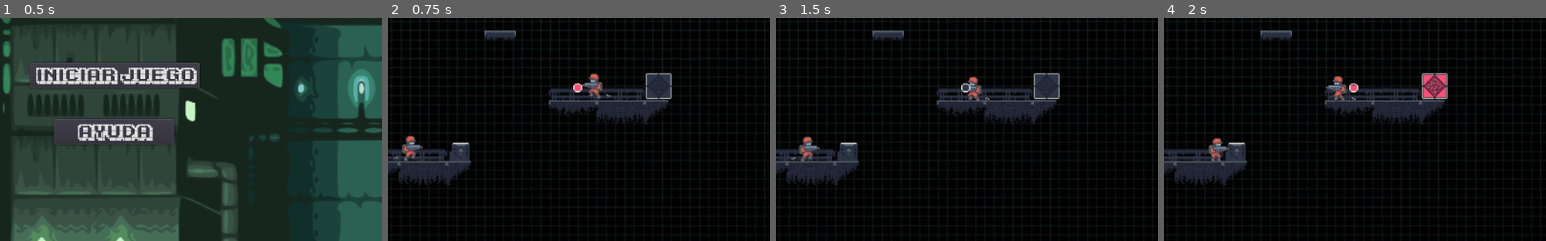
Above: before the commit, frames 1-4 (left to right).
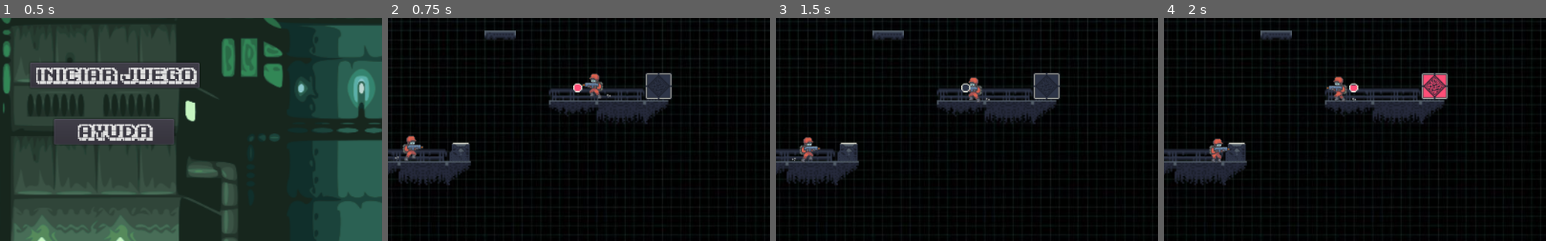
Above: after the commit, the same moments.

Repository: sennedjem/-unq-ipv-minion3
Game: Godot game, scene res://Resources/EscenaInicial.tscn
Two runs of this game, one before a commit and one after it. Both use one fixed random seed, a clock stepped at 60 frames per second and the inputs below. Sound files missing from this copy of the repository are replaced by a short silence.
Inputs:
- Up to frame 1 (0.5 s): no input
- Up to frame 2 (0.75 s): click "Iniciar juego" at 0.5 s
- Up to frame 3 (1.5 s): tap Enter (ui_accept) at 1.25 s; hold Right (ui_right) from 1.28 s (still down)
- Up to frame 4 (2 s): keep holding Right (ui_right); tap Enter (ui_accept) at 1.52 s
The pictures show only the part of the screen within x 37-87%, y 50-100%; the shares and areas given below are measured in that part.

Frame 1 is identical in both runs. In frame 2, 0.2% of the frame differs, in the area x 2-59%, y 24-64%; in frame 3, 0.3%; in frame 4, 0.3%, in the area x 11-51%, y 26-64%.

Commit message:
primera version de disparos, sin animaciones

Diff:
--- a/Niveles/NivelPresentacion.gd
+++ b/Niveles/NivelPresentacion.gd
@@ -58,3 +58,8 @@
 func _on_Timer_timeout():
 	tiempo = tiempo-1
 	$CanvasLayer/Time.text = str(tiempo)
+
+
+func _on_EnemigoRojo_kill_pj():
+	ChangeScene.lastLevel = "res://Niveles/NivelPresentacion.tscn"
+	get_tree().change_scene("res://Resources/GameOver.tscn")
--- a/Niveles/NivelPresentacion.tscn
+++ b/Niveles/NivelPresentacion.tscn
@@ -230,15 +230,17 @@
 [node name="Timer" type="Timer" parent="."]
 [connection signal="juego_activo" from="." to="Coin" method="_on_Level_juego_activo"]
 [connection signal="juego_activo" from="." to="Plataformas/plataforma4/CajaFinal" method="_on_Level_juego_activo"]
+[connection signal="juego_activo" from="." to="Plataformas/plataforma4/EnemigoRojo" method="_on_Level_juego_activo"]
 [connection signal="juego_activo" from="." to="Plataformas/plataforma2/EnemigoRojo" method="_on_Level_juego_activo"]
-[connection signal="juego_activo" from="." to="Plataformas/plataforma4/EnemigoRojo" method="_on_Level_juego_activo"]
 [connection signal="juego_frenado" from="." to="Coin" method="_on_Level_juego_frenado"]
 [connection signal="juego_frenado" from="." to="Plataformas/plataforma4/CajaFinal" method="_on_Level_juego_frenado"]
+[connection signal="juego_frenado" from="." to="Plataformas/plataforma4/EnemigoRojo" method="_on_Level_juego_frenado"]
 [connection signal="juego_frenado" from="." to="Plataformas/plataforma2/EnemigoRojo" method="_on_Level_juego_frenado"]
-[connection signal="juego_frenado" from="." to="Plataformas/plataforma4/EnemigoRojo" method="_on_Level_juego_frenado"]
+[connection signal="kill_pj" from="Plataformas/plataforma4/EnemigoRojo" to="." method="_on_EnemigoRojo_kill_pj"]
 [connection signal="personaje_entro" from="Plataformas/plataforma4/CajaFinal" to="." method="_on_CajaFinal_personaje_entro"]
 [connection signal="body_entered" from="Plataformas/plataforma2/Caja" to="PersonajeJugable" method="_on_Caja_body_entered"]
 [connection signal="timeout" from="Plataformas/plataforma2/Caja/CajaTimer" to="PersonajeJugable" method="_on_CajaTimer_timeout"]
+[connection signal="kill_pj" from="Plataformas/plataforma2/EnemigoRojo" to="." method="_on_EnemigoRojo_kill_pj"]
 [connection signal="pj_entered" from="Coin" to="." method="_on_Coin_pj_entered"]
 [connection signal="body_entered" from="Area2D" to="." method="_on_Area2D_body_entered"]
 [connection signal="timeout" from="Timer" to="." method="_on_Timer_timeout"]
--- /dev/null
+++ b/Resources/Bala.gd
@@ -0,0 +1,32 @@
+extends Area2D
+
+
+# Declare member variables here. Examples:
+var player_position = 2
+var active = false
+# var b = "text"
+
+
+# Called when the node enters the scene tree for the first time.
+func _ready():
+	pass # Replace with function body.
+
+
+# Called every frame. 'delta' is the elapsed time since the previous frame.
+func _process(delta):
+	if(visible && active):
+		var velocidad = 100
+		var direccion = player_position - global_position
+		position += direccion.normalized() * (velocidad ) * delta
+		if(global_position.distance_to(player_position)<2):
+			$Timer.start()
+			self.visible = false
+			self.active = false
+			self.position.y = 0
+			self.position.x = 0
+
+
+
+func _on_Timer_timeout():
+	$Timer.stop()
+	$"..".disparando = false
--- a/Resources/EnemigoRojo.tscn
+++ b/Resources/EnemigoRojo.tscn
@@ -20,8 +20,13 @@
 [ext_resource path="res://Texturas/redenemydeath4.png" type="Texture" id=18]
 [ext_resource path="res://Texturas/redenemydeath3.png" type="Texture" id=19]
 [ext_resource path="res://Texturas/redenemydeath5.png" type="Texture" id=20]
+[ext_resource path="res://Texturas/SpongeBullet.png" type="Texture" id=21]
+[ext_resource path="res://Resources/Bala.gd" type="Script" id=22]
 
-[sub_resource type="SpriteFrames" id=1]
+[sub_resource type="RectangleShape2D" id=1]
+extents = Vector2( 2.80899, 0.518181 )
+
+[sub_resource type="SpriteFrames" id=2]
 animations = [ {
 "frames": [ ExtResource( 1 ), ExtResource( 2 ), ExtResource( 4 ), ExtResource( 3 ), ExtResource( 5 ), ExtResource( 6 ) ],
 "loop": true,
@@ -44,24 +49,41 @@
 "speed": 5.0
 } ]
 
-[sub_resource type="RectangleShape2D" id=2]
+[sub_resource type="RectangleShape2D" id=3]
 extents = Vector2( 7.3409, 9.38636 )
 
-[sub_resource type="RectangleShape2D" id=3]
+[sub_resource type="RectangleShape2D" id=4]
 extents = Vector2( 5, 4.25 )
 
 [node name="EnemigoRojo" type="KinematicBody2D"]
 script = ExtResource( 7 )
 
+[node name="Bala" type="Area2D" parent="."]
+visible = false
+z_index = 5
+script = ExtResource( 22 )
+
+[node name="Timer" type="Timer" parent="Bala"]
+wait_time = 0.5
+
+[node name="CollisionShape2D" type="CollisionShape2D" parent="Bala"]
+position = Vector2( 18.3119, -3.64348 )
+shape = SubResource( 1 )
+
+[node name="Sprite" type="Sprite" parent="Bala"]
+position = Vector2( 18.9365, -3.48054 )
+scale = Vector2( 1.55059, 1 )
+texture = ExtResource( 21 )
+
 [node name="AnimatedSprite" type="AnimatedSprite" parent="."]
-frames = SubResource( 1 )
-animation = "muerte"
-frame = 4
+position = Vector2( 0.707905, -0.117984 )
+frames = SubResource( 2 )
+animation = "estatico"
 playing = true
 
 [node name="CollisionShape2D" type="CollisionShape2D" parent="."]
-position = Vector2( -2.8409, 3.63636 )
-shape = SubResource( 2 )
+position = Vector2( 0.10871, 2.86946 )
+shape = SubResource( 3 )
 
 [node name="Timer" type="Timer" parent="."]
 
@@ -69,7 +91,9 @@
 
 [node name="CollisionShape2D2" type="CollisionShape2D" parent="Area2D"]
 position = Vector2( -0.25, -11.375 )
-shape = SubResource( 3 )
+shape = SubResource( 4 )
+[connection signal="body_entered" from="Bala" to="." method="_on_Bala_body_entered"]
+[connection signal="timeout" from="Bala/Timer" to="Bala" method="_on_Timer_timeout"]
 [connection signal="animation_finished" from="AnimatedSprite" to="." method="_on_AnimatedSprite_animation_finished"]
 [connection signal="timeout" from="Timer" to="." method="_on_Timer_timeout"]
 [connection signal="body_entered" from="Area2D" to="." method="_on_Area2D_body_entered"]
--- a/Scripts/EnemigoRojo.gd
+++ b/Scripts/EnemigoRojo.gd
@@ -1,5 +1,6 @@
 extends KinematicBody2D
 
+signal kill_pj()
 
 # Declare member variables here. Examples:
 # var a = 2
@@ -11,7 +12,8 @@
 var dead = false
 var active = false
 var waiting = false
-
+var personajeJugablePosition = Vector2()
+var disparando = false
 var velocity = Vector2()
 
 # Called when the node enters the scene tree for the first time.
@@ -32,12 +34,17 @@
 func _process(delta):
 	if!dead:
 		velocity.x = 0
+		if($"../../../PersonajeJugable".global_position.distance_to(self.global_position)<100):
+			if !disparando:
+				disparando = true
+				$Bala.visible = true
+				$Bala.player_position = $"../../../PersonajeJugable".global_position
+			$Bala.active = active
 		if(direcction=="right"):
 			if(self.position.x>_get_top_right_()):
 				waiting = true
 				if($Timer.is_stopped()):
 					var secs = rng.randf()
-					print(secs)
 					$Timer.start(secs)
 			velocity.x += run_speed
 		else:
@@ -45,7 +52,6 @@
 				waiting = true
 				if($Timer.is_stopped()):
 					var secs = rng.randf()
-					print(secs)
 					$Timer.start(secs)
 			velocity.x -= run_speed
 		velocity.y += gravity * delta
@@ -74,7 +80,6 @@
 func _on_Timer_timeout():
 	waiting = false;
 	$Timer.stop()
-	print('timeout')
 	if direcction == "right":
 		direcction = "left"
 		$AnimatedSprite.flip_h = true
@@ -87,6 +92,8 @@
 	print(body.name)
 	if(body.name == "PersonajeJugable"):
 		dead = true
+		$Bala.active = false
+		$Bala.visible = false
 		$AnimatedSprite.play("muerte")
 
 
@@ -95,3 +102,8 @@
 		$AnimatedSprite.stop()
 		$AnimatedSprite.set_animation("muerte")
 		$AnimatedSprite.set_frame(6)
+
+
+func _on_Bala_body_entered(body):
+	if(body.name == "PersonajeJugable"&& !dead):
+		emit_signal("kill_pj")
Not shown: 1 places in Resources/EnemigoRojo.tscn that only renumber resources
Binary file added: Texturas/SpongeBullet.png
Not shown, added: Texturas/SpongeBullet.png.import
